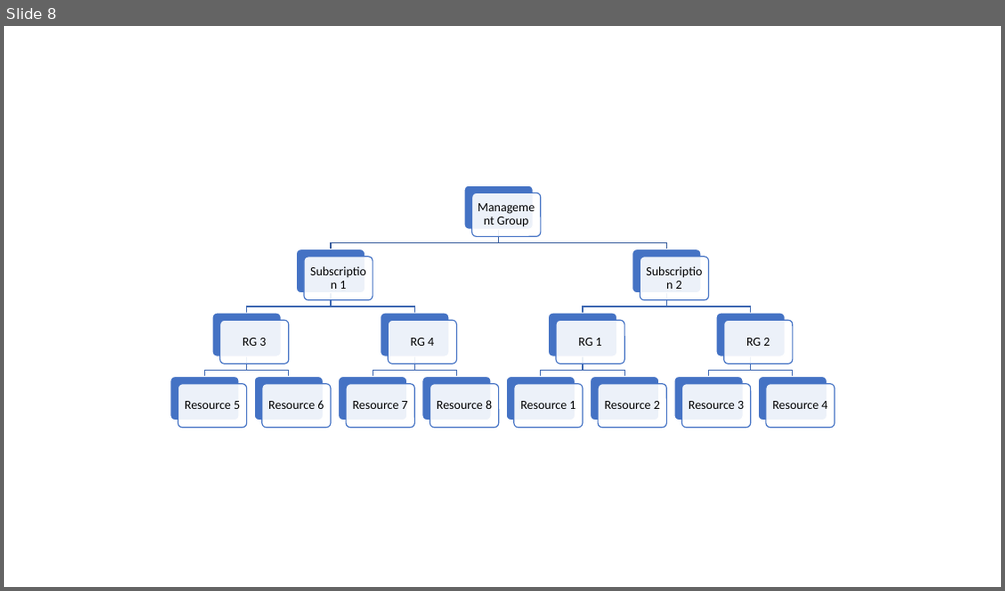
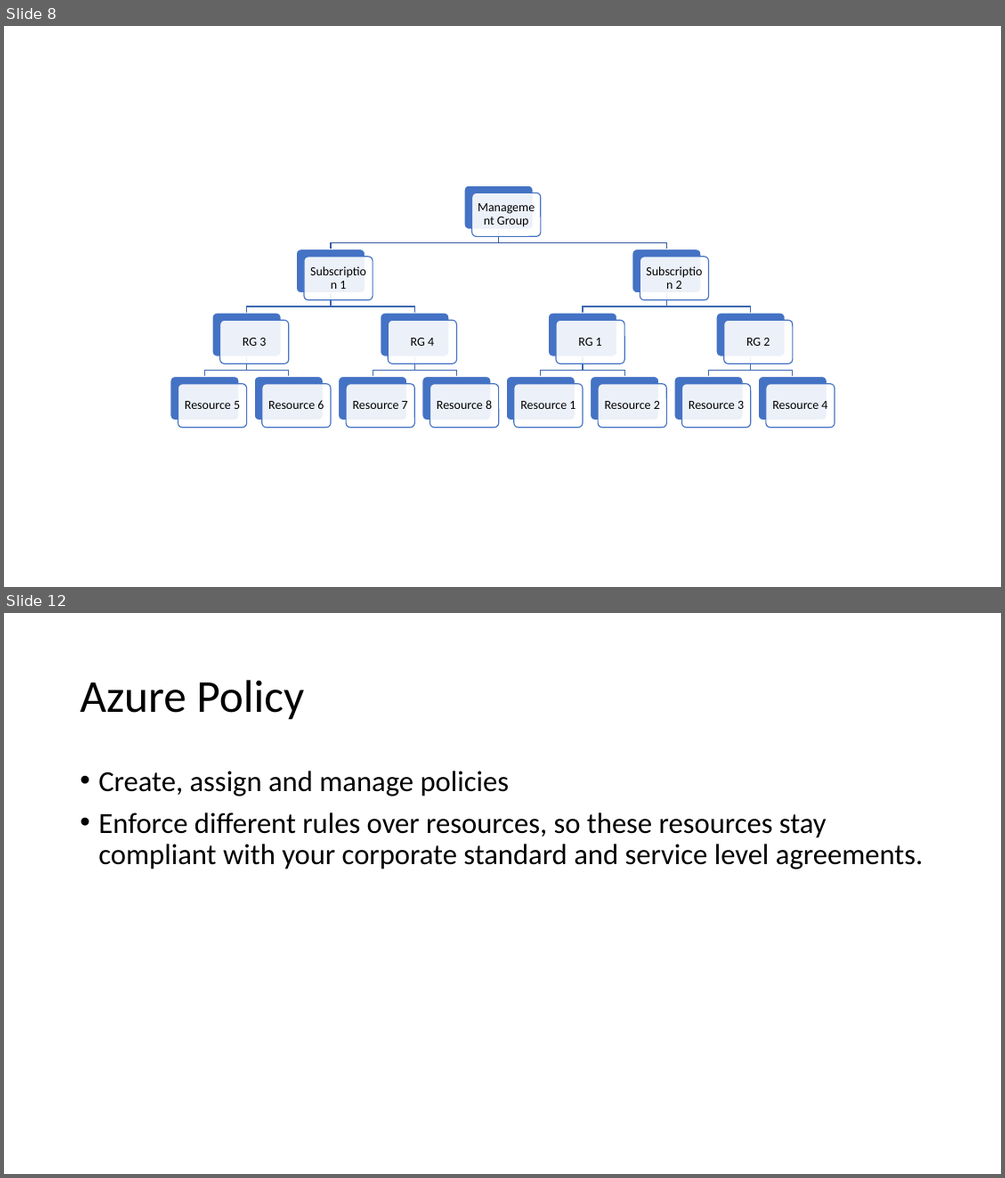
Before and after one commit to ayushrathi15/03June-AZ104, a slide deck: Governance and Compliance.pptx. Shown one above the other, each under a label of ours: slide 8 before the commit, slides 8 and 12 after it; the slides between them are not shown. The pictures are 1005x591 and 1005x1178 pixels, drawn with LibreOffice and Linux fonts; fonts in the diff are those of the drawing. Boxes give left, top, right and bottom in pixels: in the first picture for what was removed or moved away, otherwise in the second. Text is boxed around its words. In the diff, an @@ line names an element or a change of style, - is before the commit and + after.

```diff
--- a/Governance and Compliance.pptx
+++ b/Governance and Compliance.pptx
@@ slide 12 added at [4,613,1001,1174], background #FFFFFF @@
@@ title added at [80,680,304,720], 44 pt, text #000000 @@
+Azure Policy
@@ text added at [98,771,922,869], 28 pt, text #000000 @@
+• Create, assign and manage policies
+• Enforce different rules over resources, so these resources stay compliant with your corporate standard and service level agreements.
```
Also in this commit, not shown: 16 other slides added.
